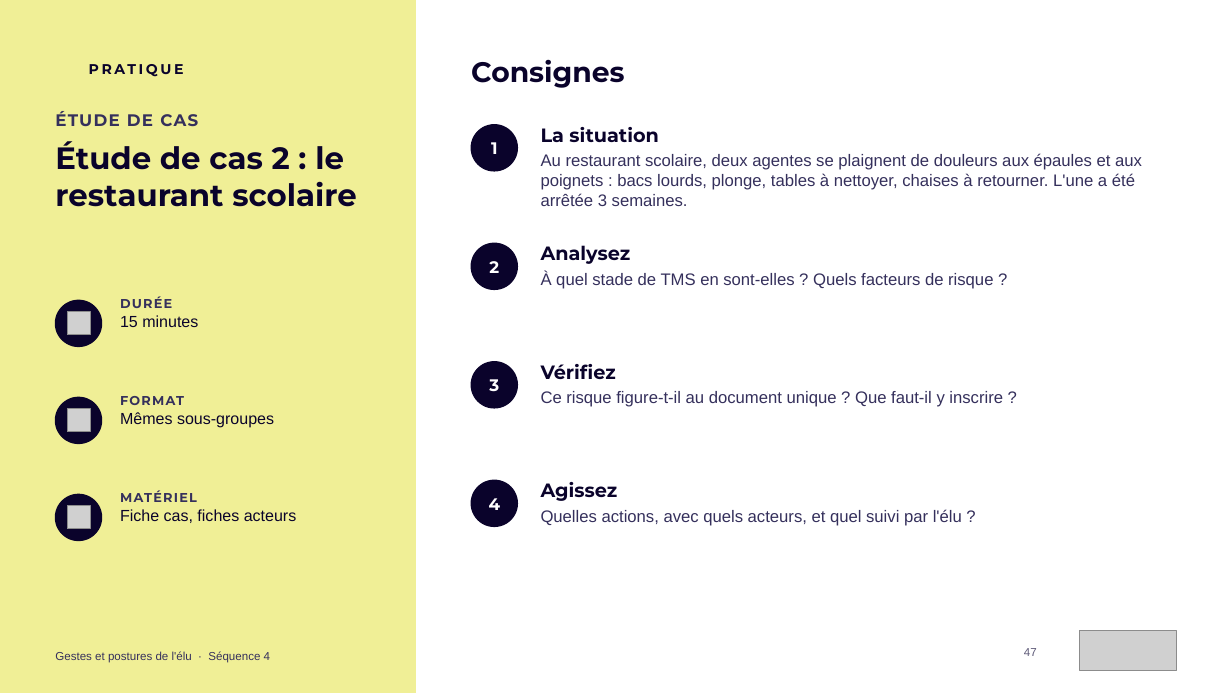
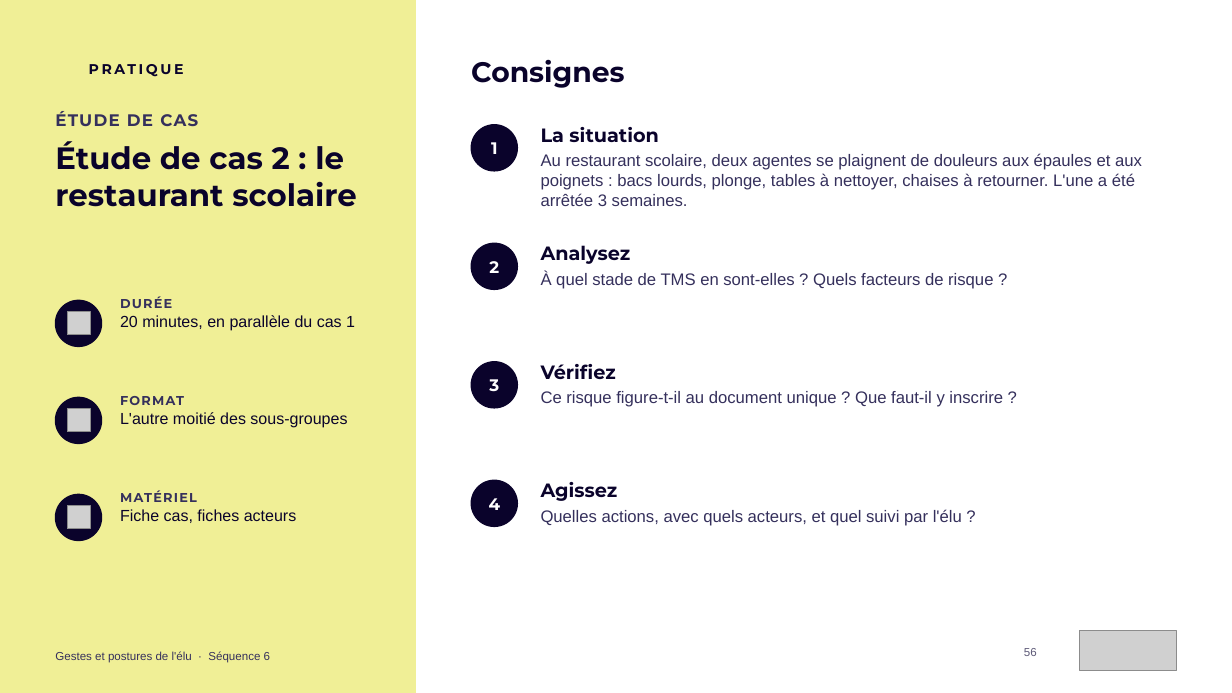
Before and after one commit to maxencedruellefourniez-prog/jefferco-pellets-prospects, a slide deck: slide 56 of formations/Formation_Gestes_et_postures_de_l_elu_ENMA.pptx (slide 47 before the commit). Drawn at 1232x693 pixels with LibreOffice and Linux fonts; fonts in the diff are those of the drawing; grey boxes stand for pictures. Boxes give left, top, right and bottom in pixels: in the first picture for what was removed or moved away, otherwise in the second. Text is boxed around its words. In the diff, an @@ line names an element or a change of style, - is before the commit and + after.

```diff
--- a/formations/Formation_Gestes_et_postures_de_l_elu_ENMA.pptx
+++ b/formations/Formation_Gestes_et_postures_de_l_elu_ENMA.pptx
@@ text at bbox=[120, 315, 355, 331]: text changed @@
-15 minutes
+20 minutes, en parallèle du cas 1
@@ text at bbox=[120, 412, 347, 428]: text changed @@
-Mêmes sous-groupes
+L'autre moitié des sous-groupes
@@ text at bbox=[55, 651, 270, 663]: text changed @@
-Gestes et postures de l'élu · Séquence 4
+Gestes et postures de l'élu · Séquence 6
@@ page number at bbox=[1024, 648, 1037, 656]: text changed @@
-47
+56
```
Also in this commit, not shown: 43 other slides changed, 10 slides added, 1 other file.
